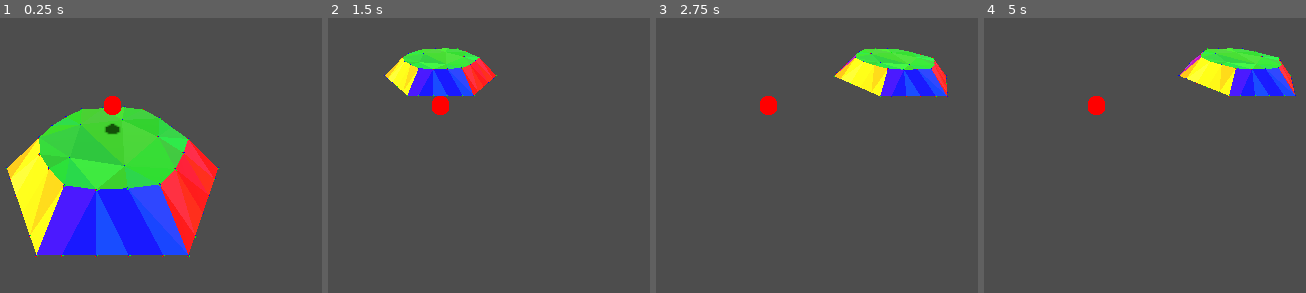
Above: before the commit, frames 1-4 (left to right).
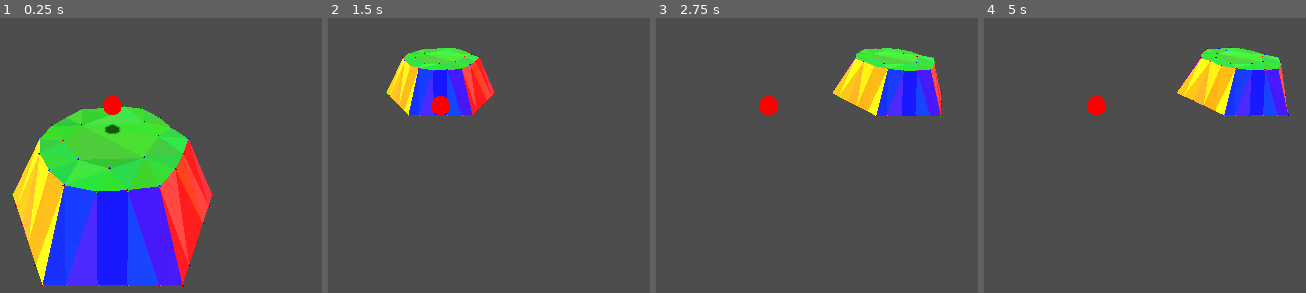
Above: after the commit, the same moments.

Repository: vincentwoelfer/hex
Game: Godot game, scene res://scenes/TestScene.tscn
Two runs of this game, one before a commit and one after it. Both use one fixed random seed, a clock stepped at 60 frames per second and the inputs below.
Inputs (mouse positions are in pixels of both pictures, inside the frame that each line leads up to):
- Up to frame 1 (0.25 s): no input
- Up to frame 2 (1.5 s): tap Enter at 0.5 s; move the mouse to (617, 84) at 0.52 s; hold S (move_cam_backward) 0.53-1.28 s; move the mouse to (outside the picture) at 1.27 s; tap W (move_cam_forward) at 1.35 s
- Up to frame 3 (2.75 s): move the mouse to (outside the picture) at 2.02 s; hold A (move_cam_left) from 2.03 s (still down)
- Up to frame 4 (5 s): move the mouse to (1058, 194) at 2.77 s; release A (move_cam_left) at 2.78 s; tap D (move_cam_right) at 2.85 s; tap Space at 3.5 s; move the mouse to (outside the picture) at 3.52 s; hold Q (rotate_cam_left) 3.53-4.28 s; move the mouse to (outside the picture) at 4.27 s; tap E (rotate_cam_right) at 4.35 s

The runs differ from the first frame. In frame 1, 21% of the frame differs, in the area x 1-69%, y 32-98%; in frame 2, 4.7%; in frame 3, 5.3%; in frame 4, 5.3%.

Commit message:
Commit with Noise for height-variations

Diff:
--- a/scenes/TestScene.tscn
+++ b/scenes/TestScene.tscn
@@ -1,10 +1,16 @@
-[gd_scene load_steps=6 format=3 uid="uid://bi8xpy2pdq81q"]
+[gd_scene load_steps=7 format=3 uid="uid://bi8xpy2pdq81q"]
 
 [ext_resource type="PackedScene" uid="uid://l034f6qv603a" path="res://scenes/HexGeometry.tscn" id="1_k0a56"]
 [ext_resource type="Environment" uid="uid://cnhvdutmpoe5p" path="res://DefaultEnvironment.tres" id="1_q837e"]
 [ext_resource type="CameraAttributesPractical" uid="uid://dh2vvniv7q67r" path="res://CameraAttributes.tres" id="2_r1ofj"]
 [ext_resource type="Script" path="res://src/CameraController.gd" id="3_cipar"]
 [ext_resource type="PackedScene" uid="uid://dfndyapevvb2g" path="res://dev-utility/USE_THIS_HexConstantsModifier.tscn" id="5_qfd1n"]
+
+[sub_resource type="FastNoiseLite" id="FastNoiseLite_gddl8"]
+noise_type = 3
+frequency = 0.0827
+offset = Vector3(-205.1, 0, 0)
+fractal_type = 0
 
 [node name="TestScene" type="Node3D"]
 
@@ -25,12 +31,13 @@
 [node name="HexGeometry" parent="." instance=ExtResource("1_k0a56")]
 transform = Transform3D(1, 0, 0, 0, 1, 0, 0, 0, 1, 0, 1, 0)
 adjacent = Array[int]([2, 2, 0, 0, -1, 1])
+noise = SubResource("FastNoiseLite_gddl8")
 
 [node name="HexConstModifier" parent="." instance=ExtResource("5_qfd1n")]
 outer_radius = 3.0
 inner_radius = 2.0
-height = 1.0
-transition_height_factor = 0.5
+height = 2.0
+transition_height_factor = 1.0
 core_circle_smooth_strength = 0.5
 extra_verts_per_side = 2
-extra_verts_per_center = 5
+extra_verts_per_center = 8
--- a/src/HexGeometry.gd
+++ b/src/HexGeometry.gd
@@ -8,6 +8,8 @@
 
 # Input
 @export var adjacent: Array[int] = [1, 1, 0, 0, -1, -1]
+
+@export var noise: FastNoiseLite = FastNoiseLite.new()
 
 func _init() -> void:
 	terrainMesh = MeshInstance3D.new()
@@ -54,25 +56,25 @@
 	var verts_center := generateCenterPoints(HexConst.extra_verts_per_center)
 
 	# Adjust height based on 2d-noise
-	# TODO
-	var noise: FastNoiseLite = FastNoiseLite.new()
-	noise.noise_type = FastNoiseLite.TYPE_PERLIN # You can change this to other types
-	noise.frequency = 0.02 # Frequency of the noise
-	var rand_height_scale := 0.07
+	# noise.noise_type = FastNoiseLite.TYPE_PERLIN # You can change this to other types
+	# noise.frequency = 0.02 # Frequency of the noise
+	# var rand_height_scale := 1.8
 
 	# Adjust height of inner ring
 	for i in range(verts_inner.size()):
-		#var h_var := 0.05
-		#verts_inner[i].y += clamp(randfn(0.0, h_var), -h_var, h_var)
+		var h_var := 0.05
 		verts_inner[i] += Utility.randCircularOffset(HexConst.inner_radius * 0.04)
-		verts_inner[i].y += noise.get_noise_2d(verts_inner[i].x, verts_inner[i].z) * rand_height_scale
+		verts_inner[i].y += clamp(randfn(0.0, h_var), -h_var, h_var)
+
+		# verts_inner[i].y += noise.get_noise_2d(verts_inner[i].x, verts_inner[i].z) * rand_height_scale
 
 	# Adjust center vertices
 	for i in range(verts_center.size()):
-		#var h_var := 0.07
-		#verts_center[i].y += clamp(randfn(0.0, h_var), -h_var, h_var)
+		var h_var := 0.07
 		verts_center[i] += Utility.randCircularOffset(HexConst.inner_radius * 0.1)
-		verts_center[i].y += noise.get_noise_2d(verts_center[i].x, verts_center[i].z) * rand_height_scale
+		verts_center[i].y += clamp(randfn(0.0, h_var), -h_var, h_var)
+
+		# verts_center[i].y += noise.get_noise_2d(verts_center[i].x, verts_center[i].z) * rand_height_scale
 
 
 	# Adjust height of outer vertices according do adjacent tiles
